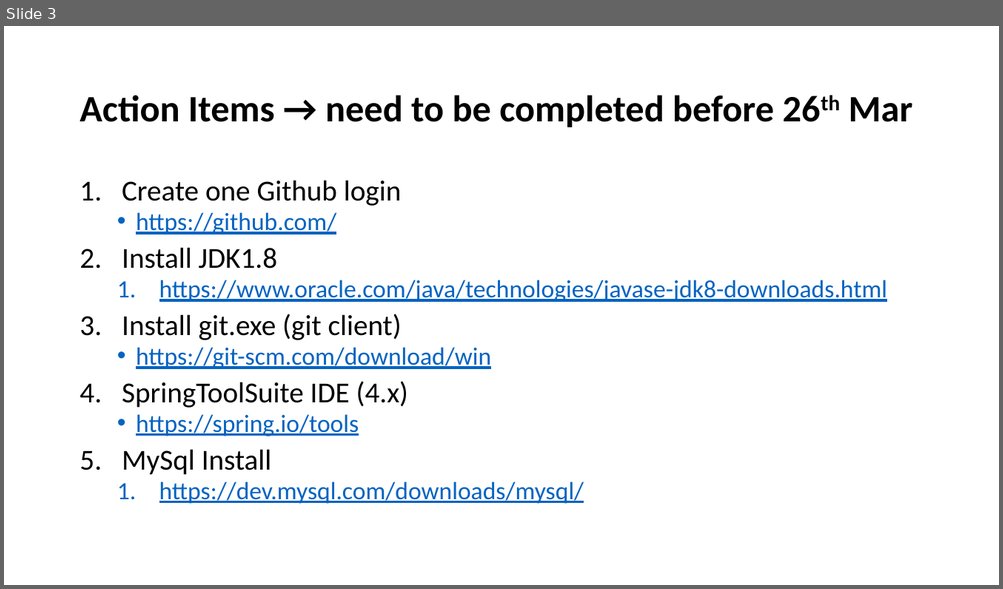
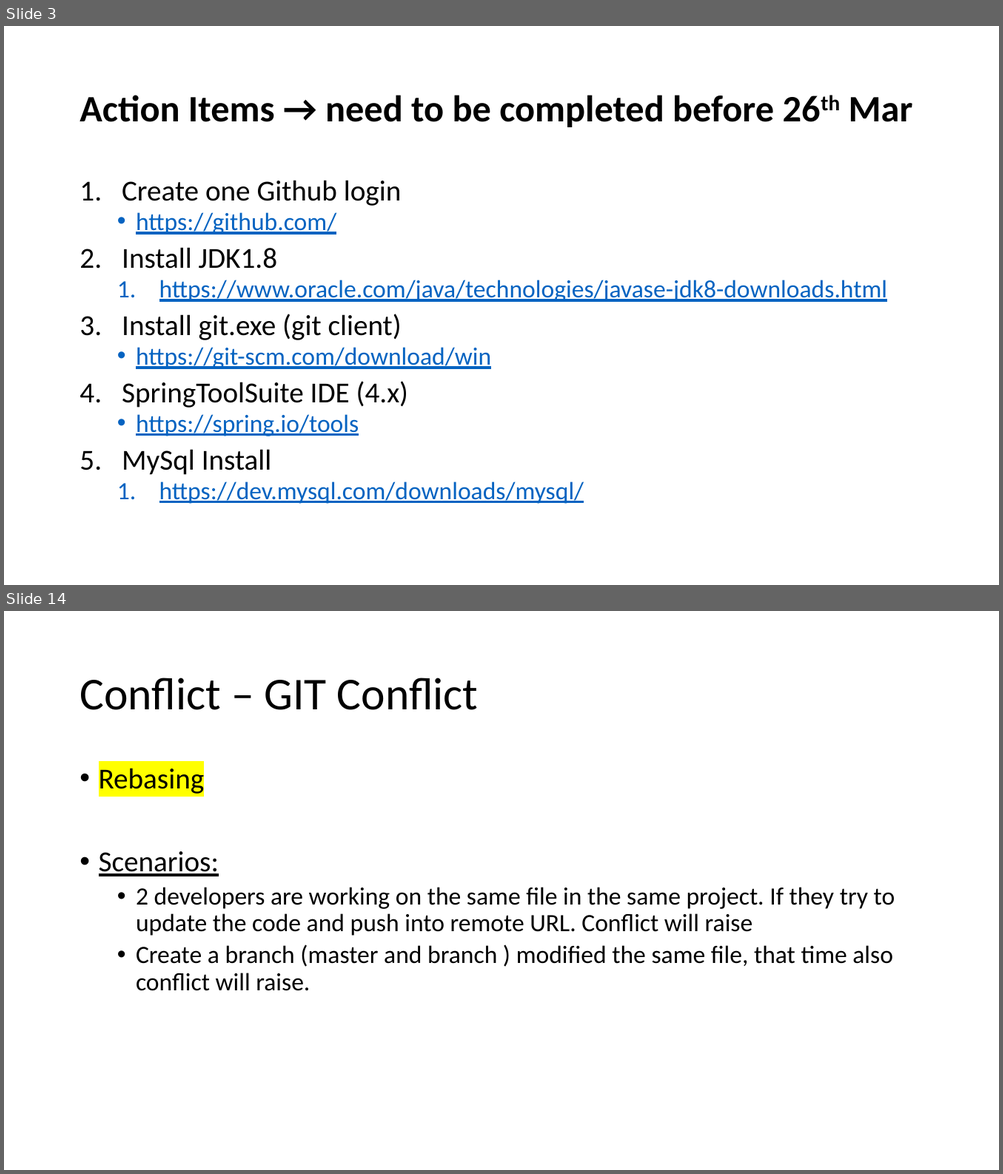
Before and after one commit to Souravpatel/A3_Training, a slide deck: A3 Training - Synchrony.pptx. Shown one above the other, each under a label of ours: slide 3 before the commit, slides 3 and 14 after it; the slides between them are not shown. The pictures are 1003x589 and 1003x1174 pixels, drawn with LibreOffice and Linux fonts; fonts in the diff are those of the drawing. Boxes give left, top, right and bottom in pixels: in the first picture for what was removed or moved away, otherwise in the second. Text is boxed around its words. In the diff, an @@ line names an element or a change of style, - is before the commit and + after.

```diff
--- a/A3 Training - Synchrony.pptx
+++ b/A3 Training - Synchrony.pptx
@@ slide 14 added at (4, 611, 999, 1170), background #FFFFFF @@
@@ title added at (79, 678, 478, 710), 44 pt, text #000000 @@
+Conflict – GIT Conflict
@@ text added at (99, 764, 895, 991), 24 pt, text #000000 @@
+• Rebasing
+• Scenarios:
+  • 2 developers are working on the same file in the same project. If they try to update the code and push into remote URL. Conflict will raise
+  • Create a branch (master and branch ) modified the same file, that time also conflict will raise.
```
Also in this commit, not shown: 10 other slides added.
